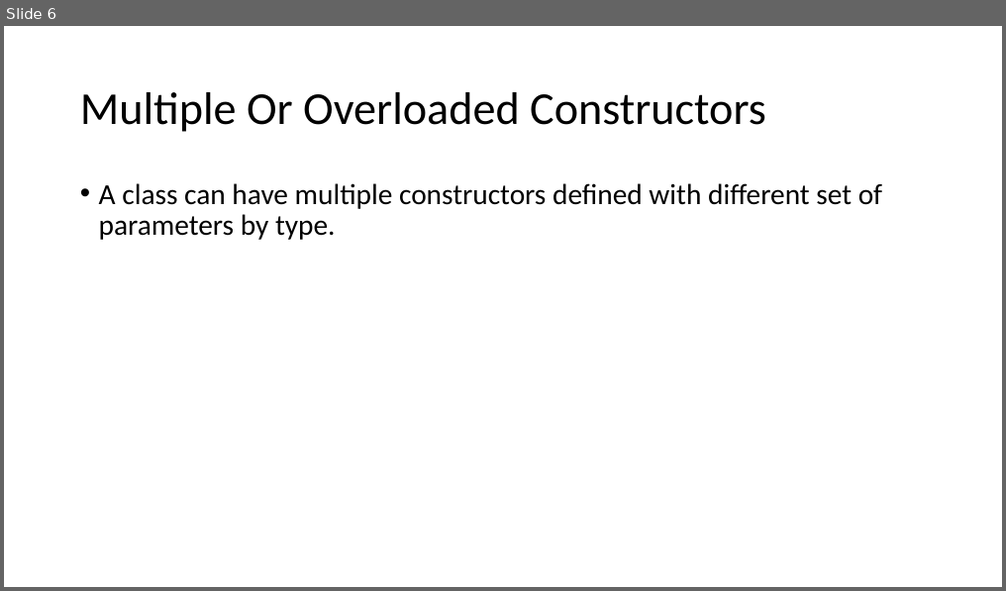
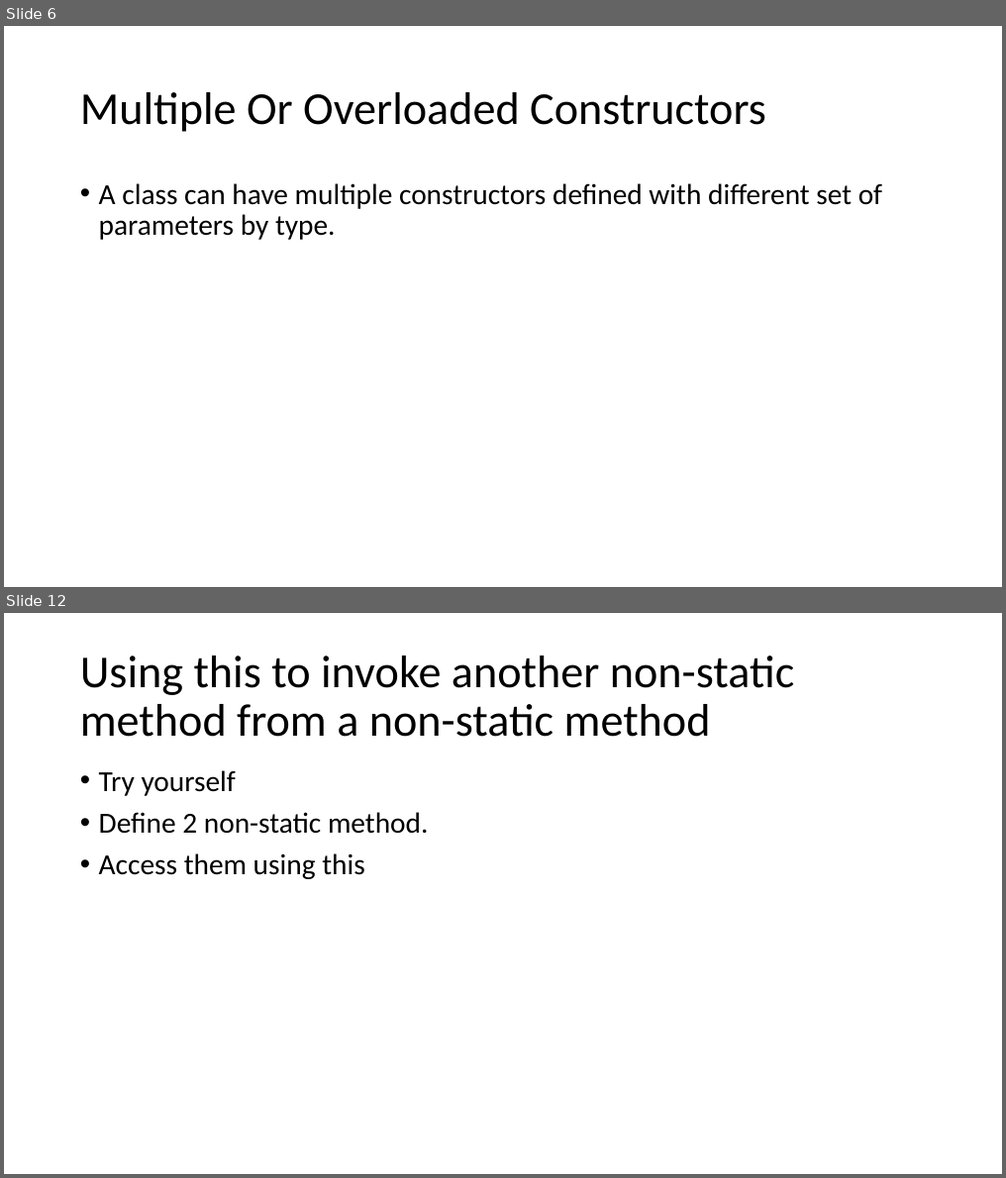
Before and after one commit to umaa-java-sept-2020/documents, a slide deck: constructors.pptx. Shown one above the other, each under a label of ours: slide 6 before the commit, slides 6 and 12 after it; the slides between them are not shown. The pictures are 1006x591 and 1006x1178 pixels, drawn with LibreOffice and Linux fonts; fonts in the diff are those of the drawing. Boxes give left, top, right and bottom in pixels: in the first picture for what was removed or moved away, otherwise in the second. Text is boxed around its words. In the diff, an @@ line names an element or a change of style, - is before the commit and + after.

```diff
--- a/constructors.pptx
+++ b/constructors.pptx
@@ slide 12 added at (4,613,1002,1174), background #FFFFFF @@
@@ title added at (80,656,794,737), 44 pt, text #000000 @@
+Using this to invoke another non-static method from a non-static method
@@ text added at (99,770,428,879), 28 pt, text #000000 @@
+• Try yourself
+• Define 2 non-static method.
+• Access them using this
```
Also in this commit, not shown: 5 other slides added.
